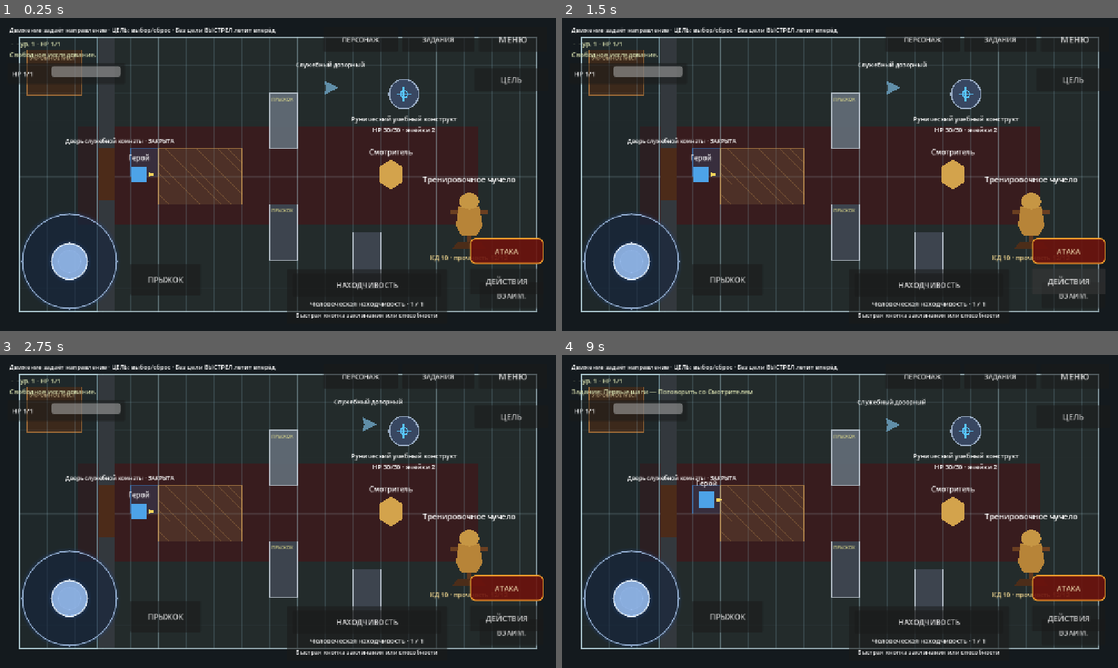
Above: before the commit, frames 1-4 (two rows, left to right).
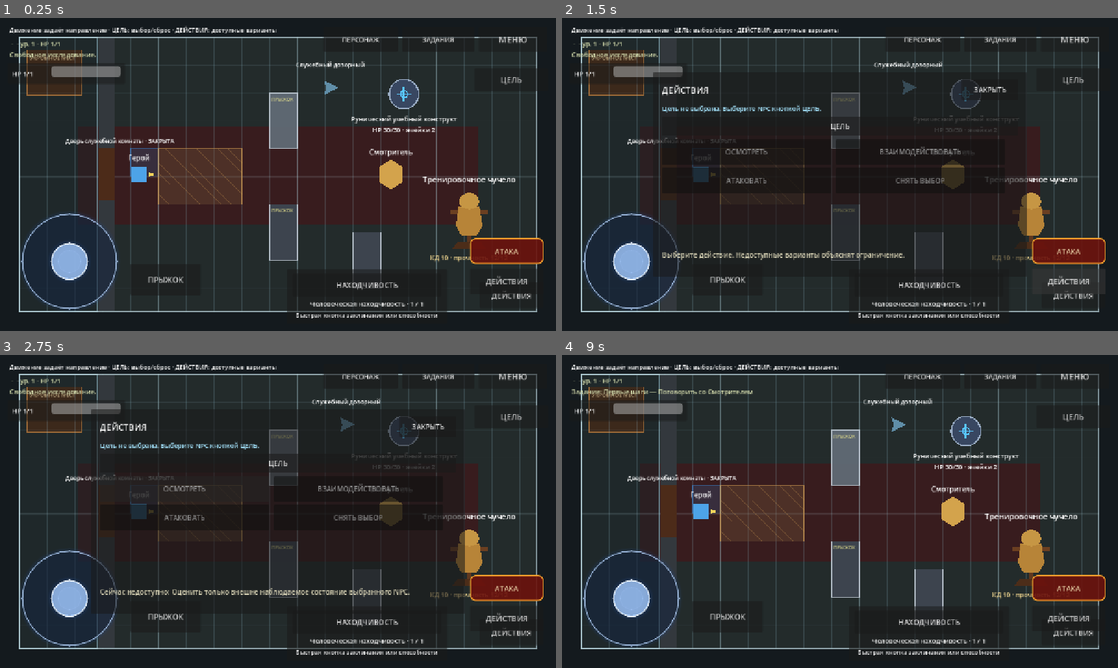
Above: after the commit, the same moments.

Repository: eretenkodaniil16-rgb/rpg-project
Game: Godot game, scene res://scenes/game/game.tscn
Two runs of this game, one before a commit and one after it. Both use one fixed random seed, a clock stepped at 60 frames per second and the inputs below. This scene is started directly instead of the project's main scene.
Inputs (mouse positions are in pixels of both pictures, inside the frame that each line leads up to):
- Up to frame 1 (0.25 s): no input
- Up to frame 2 (1.5 s): click "ДЕЙСТВИЯ" at 0.5 s; click "ДЕЙСТВИЯ" at 1.25 s
- Up to frame 3 (2.75 s): click (183, 489) at 2 s, where only the run after the commit has a clickable "ОСМОТРЕТЬ"
- Up to frame 4 (9 s): click "ВЗАИМ." (after the commit: "ДЕЙСТВИЯ") at 2.75 s; click "МЕНЮ" at 3.5 s; click "Новая игра" at 4.25 s; click (840, 458) at 5.02 s; type "Alex" at 5.1 s; click "В главное меню" at 5.75 s; click "Новая игра" at 6.5 s; click (840, 458) at 7.27 s; type "Alex" at 7.35 s; click "В меню" at 8 s; click "Продолжить" at 8.75 s

The runs differ from the first frame. In frame 1, 0.3% of the frame differs, in the area x 31-96%, y 2-90%; in frame 2, 19%, in the area x 16-96%, y 2-90%; in frame 3, 18%; in frame 4, 0.9%.

Commit message:
fix: сделать нижнюю кнопку действий постоянной

Diff:
--- a/scripts/game/game_base.gd
+++ b/scripts/game/game_base.gd
@@ -48,10 +48,10 @@
 	_interaction_action_available = is_visible
 	if is_visible:
 		if _uses_touch_controls():
-			interaction_label.text = "Нажмите %s, чтобы %s" % [mobile_button_text, action_description]
+			interaction_label.text = "Откройте ДЕЙСТВИЯ, чтобы %s" % action_description
 		else:
 			interaction_label.text = "Нажмите Enter или Пробел, чтобы %s" % action_description
-	mobile_action_button.text = mobile_button_text if is_visible else "ДЕЙСТВИЕ"
+	mobile_action_button.text = "ДЕЙСТВИЯ"
 	_refresh_interaction_ui()
 
 
@@ -67,9 +67,10 @@
 
 
 func _refresh_interaction_ui() -> void:
-	var should_show: bool = _interaction_action_available and not _interaction_suppressed and not GameState.input_locked
-	interaction_label.visible = should_show
-	mobile_action_button.visible = should_show and _uses_touch_controls()
+	var hint_visible: bool = _interaction_action_available and not _interaction_suppressed and not GameState.input_locked
+	interaction_label.visible = hint_visible
+	mobile_action_button.text = "ДЕЙСТВИЯ"
+	mobile_action_button.visible = _uses_touch_controls() and not GameState.input_locked
 
 
 func _on_dialogue_closed() -> void:
@@ -79,7 +80,7 @@
 
 func _configure_platform_prompts() -> void:
 	if _uses_touch_controls():
-		help_label.text = "Движение задаёт направление · ЦЕЛЬ: выбор/сброс · Без цели ВЫСТРЕЛ летит вперёд"
+		help_label.text = "Движение задаёт направление · ЦЕЛЬ: выбор/сброс · ДЕЙСТВИЯ: доступные варианты"
 	else:
 		help_label.text = "Стрелки: движение/направление · Tab: цель/сброс · F: атака или свободный выстрел"
 
